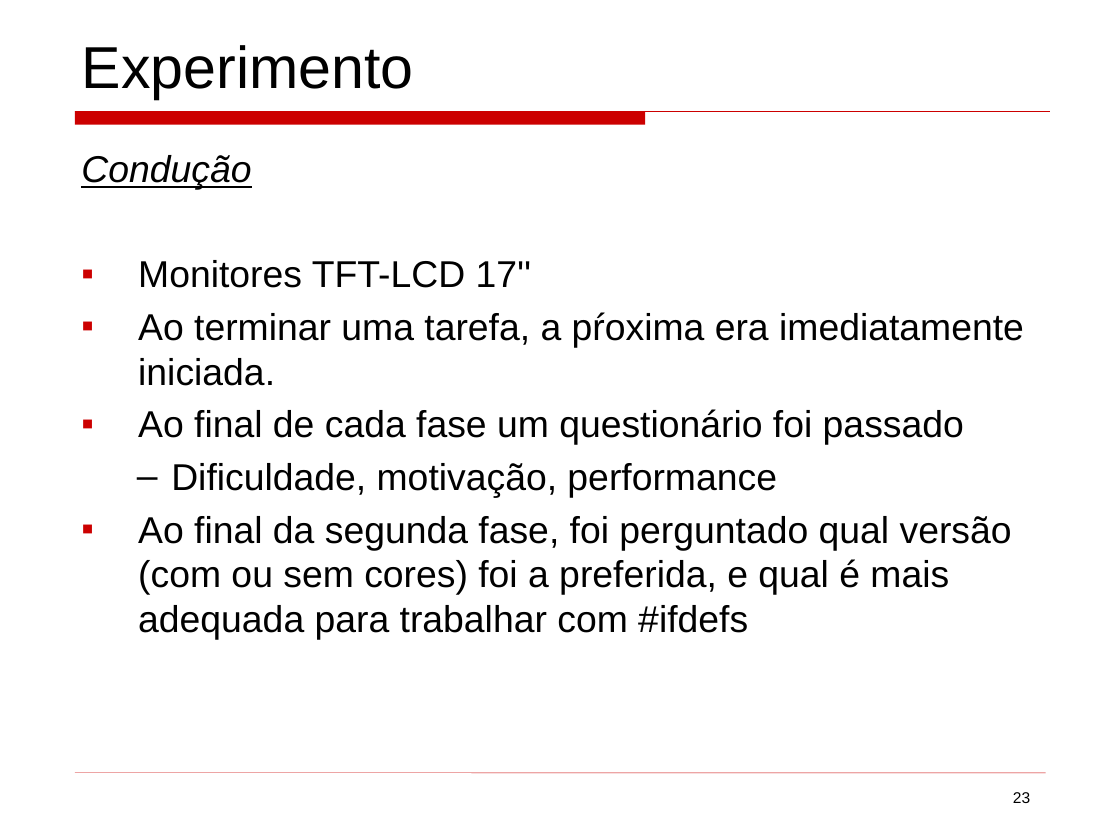
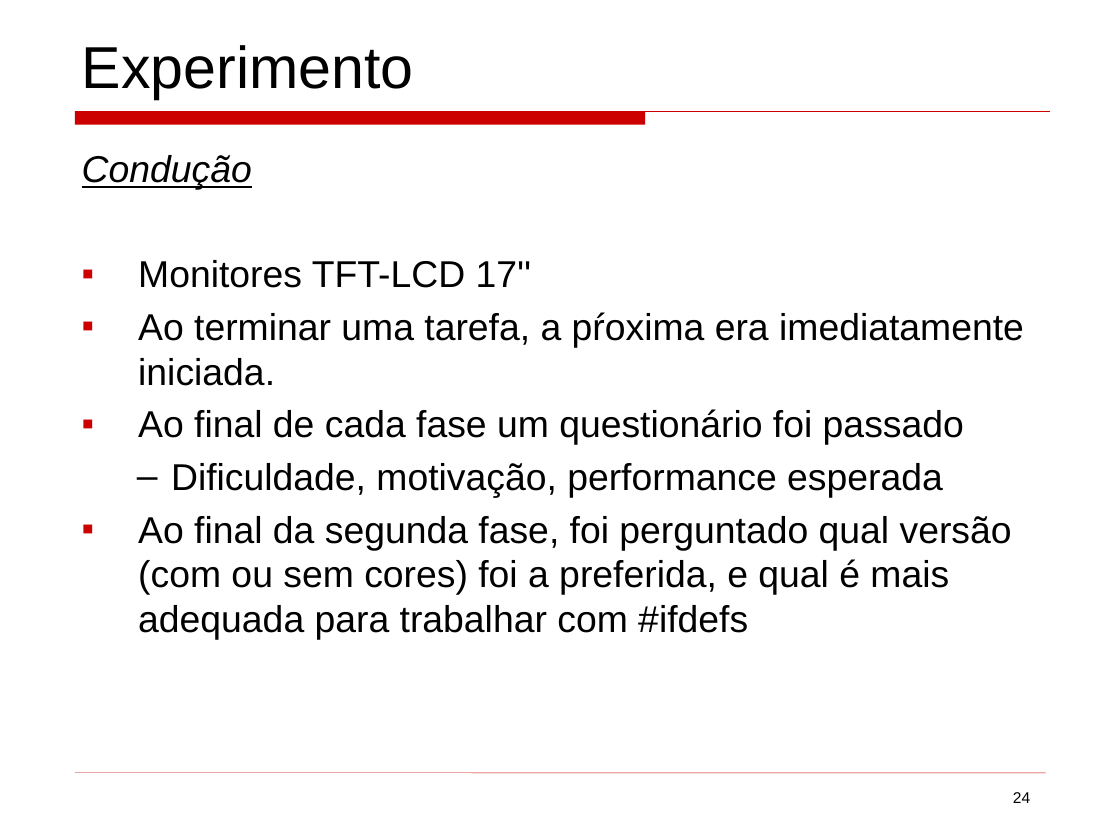
Before and after one commit to mateus51/TPs, a slide deck: slide 24 of ArqSoft/Seminários/background_colors_program_comprehension.ppt (slide 23 before the commit). Drawn at 1120x840 pixels with LibreOffice and Linux fonts; fonts in the diff are those of the drawing. Boxes give left, top, right and bottom in pixels: in the first picture for what was removed or moved away, otherwise in the second. Text is boxed around its words. In the diff, an @@ line names an element or a change of style, - is before the commit and + after.

```diff
--- a/ArqSoft/Seminários/background_colors_program_comprehension.ppt
+++ b/ArqSoft/Seminários/background_colors_program_comprehension.ppt
@@ text at bbox=[171, 463, 943, 498]: text changed @@
-  – Dificuldade, motivação, performance
+  – Dificuldade, motivação, performance esperada
@@ page number at bbox=[1013, 792, 1030, 803]: text changed @@
-23
+24
```
Also in this commit, not shown: 19 other slides changed, 2 slides added, 1 slide removed, 3 other files.
